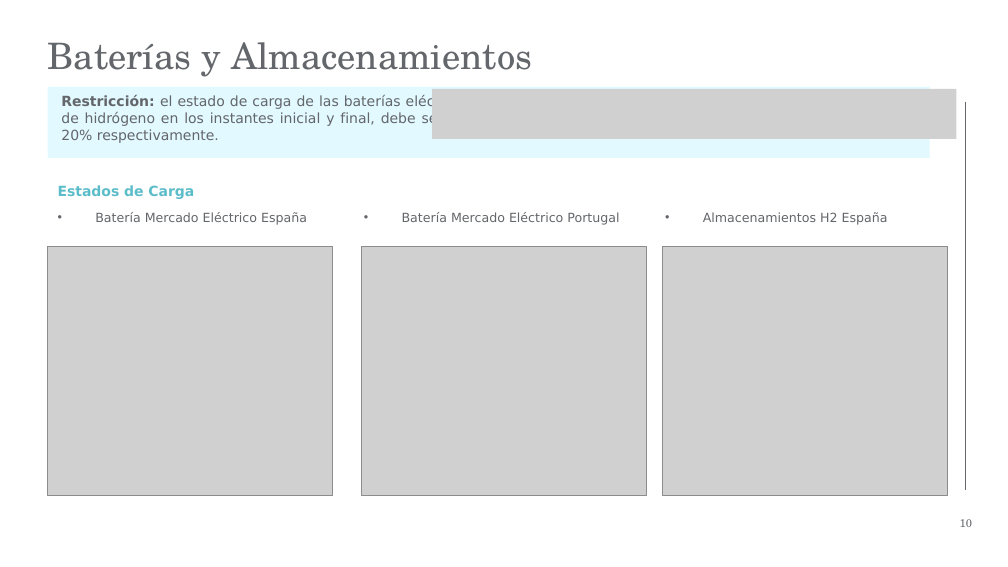
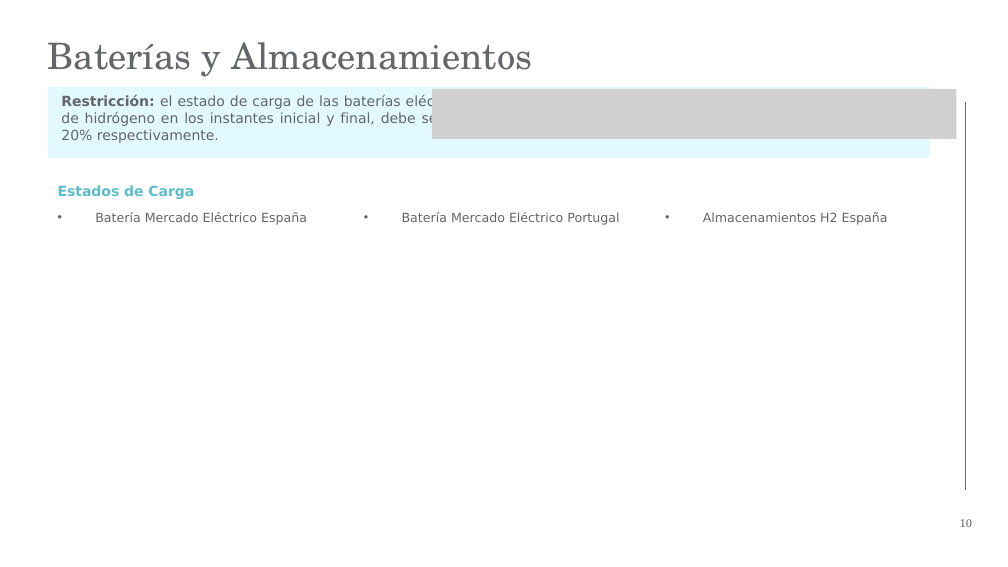
Before and after one commit to anabatres28-png/Dispatching-Project-in-PypSA, a slide deck: slide 10 of hojas_de_datos/presentación.pptx. Drawn at 1008x567 pixels with LibreOffice and Linux fonts; fonts in the diff are those of the drawing; grey boxes stand for pictures; background and template pictures are left out. Boxes give left, top, right and bottom in pixels: in the first picture for what was removed or moved away, otherwise in the second. Text is boxed around its words. In the diff, an @@ line names an element or a change of style, - is before the commit and + after.

```diff
--- a/hojas_de_datos/presentación.pptx
+++ b/hojas_de_datos/presentación.pptx
@@ picture removed at bbox=[47, 247, 333, 497] @@
@@ picture removed at bbox=[361, 247, 646, 497] @@
@@ picture removed at bbox=[662, 247, 948, 497] @@
```
Also in this commit, not shown: 1 other slide changed, 15 other files.
